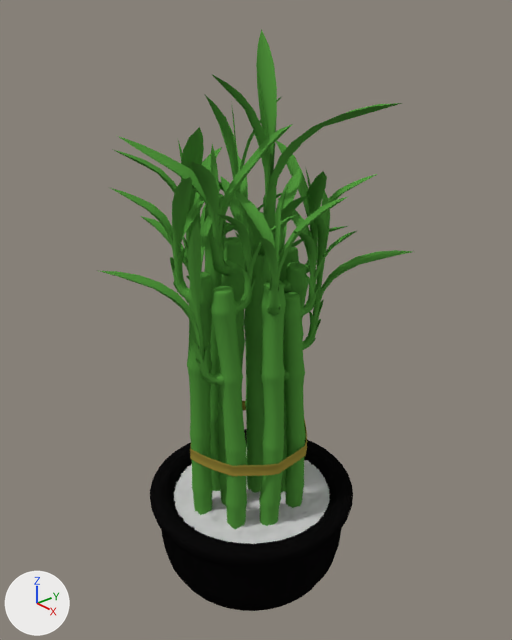
The Blender file objects/Interior/Plants/lucky-bamboo.blend: old version first, new version second.
Before and after are seen from a 50 mm camera at (1.282, -1.103, 1.629) aimed at (-0.026, 0.027, 0.833). The lights are fixed; the arrows at lower left show +X, +Y and +Z.

Names of what the first picture shows: 'Bamboo.000_Mesh.010_Bamboo.000_Mesh.000', 'Bamboo.004_Mesh.004_Bamboo.004_Mesh.000', 'Bamboo.007_Mesh.007_Bamboo.007_Mesh.000', 'Bamboo.008_Mesh.008_Bamboo.008_Mesh.000', 'Bamboo.009_Mesh.009_Bamboo.009_Mesh.000', 'Bamboo.010_Mesh.011_Bamboo.010_Mesh.000', 'Bamboo.011_Mesh.012_Bamboo.011_Mesh.000', 'Bamboo.012_Mesh.013_Bamboo.012_Mesh.000', 'Bamboo.014_Mesh.015_Bamboo.014_Mesh.000', 'Flints_Plane_Flints_Plane.001', 'Ribbon_Mesh', 'Vase_Cylinder'.
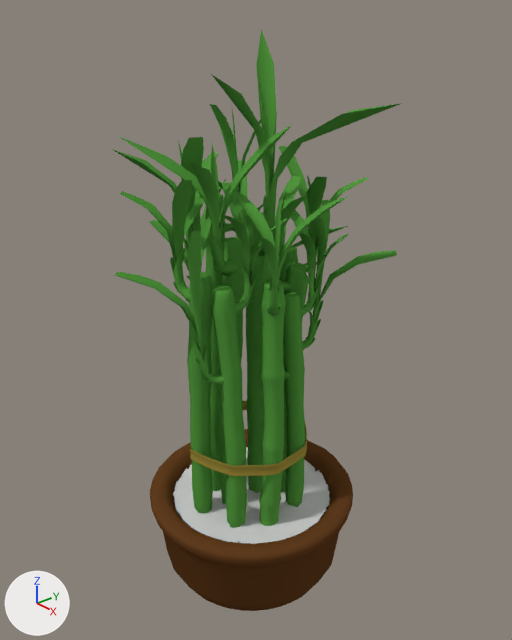
Boxes [x1, y1, x2, y2] around the edits, measured in the pictures (512 x 640 px):
```json
{"object": "Vase_Cylinder", "change": "recoloured", "before": [150, 429, 353, 611], "after": [150, 429, 353, 611], "on screen": "black to brown"}
{"object": "Bamboo.009_Mesh.009_Bamboo.009_Mesh.000", "change": "reshaped", "before": [212, 29, 402, 493], "after": [211, 29, 402, 493]}
{"part": 1, "of": "me_bamboo_009_mesh_009_bamboo_009_mesh_000", "change": "deleted", "before": [212, 29, 402, 493]}
```

Scene script edits in JSON lines:
```json
{"op": "set", "path": "mat_vase.base_color", "old": "(0.00375, 0.00353, 0.00363)", "new": "(0.119, 0.0468, 0.0141)", "note": "black #0c0c0c -> brown #613d20"}
{"block": "me_bamboo_009_mesh_009_bamboo_009_mesh_000", "where": "# used by ob_bamboo_009_mesh_009_bamboo_009_mesh_000; location = (0.0, 0.0, 0.0); rotation_euler = (1.571, 0.0, 0.0), in degrees (90, 0, 0)"}
{"op": "remove", "block": "me_bamboo_009_mesh_009_bamboo_009_mesh_000", "code": "me_bamboo_009_mesh_009_bamboo_009_mesh_000.from_pydata(...)  # 1067 vertices, 910 faces; spans x -0.073..0.323, y 0.28..1.551, z -0.13..0.133"}
{"op": "add", "block": "me_bamboo_009_mesh_009_bamboo_009_mesh_000", "code": "me_bamboo_009_mesh_009_bamboo_009_mesh_000.from_pydata(...)  # 380 vertices, 423 faces; spans x -0.07..0.323, y 0.28..1.551, z -0.13..0.133"}
{"block": "me_bamboo_009_mesh_009_bamboo_009_mesh_000", "change": "me_bamboo_009_mesh_009_bamboo_009_mesh_000 part 1: 687 vertices removed from x -0.073..0.274, y 0.28..1.518, z -0.126..0.103"}
```
